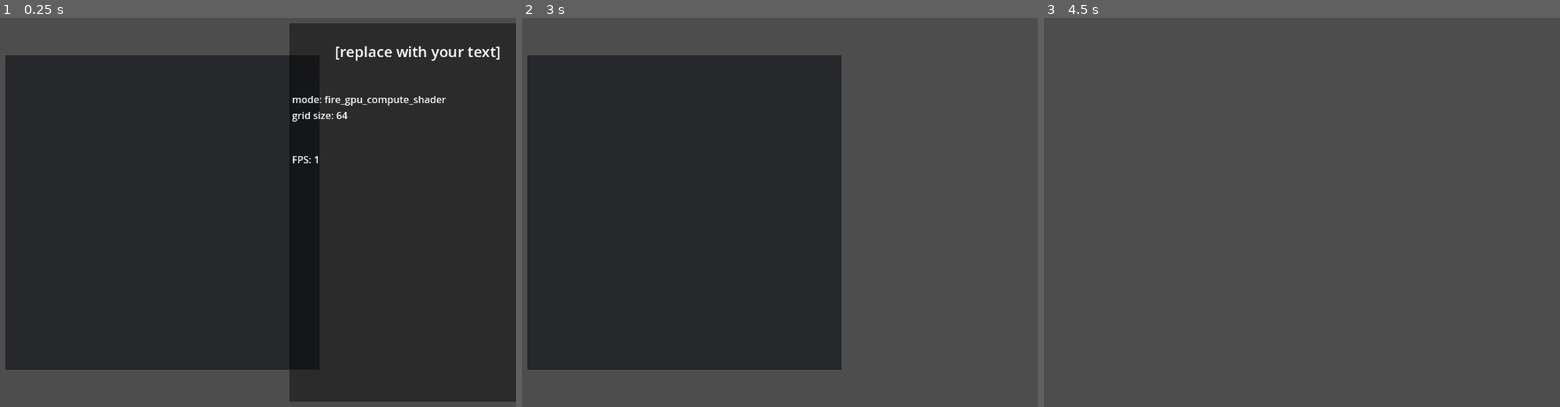
Above: before the commit, frames 1-3 (left to right).
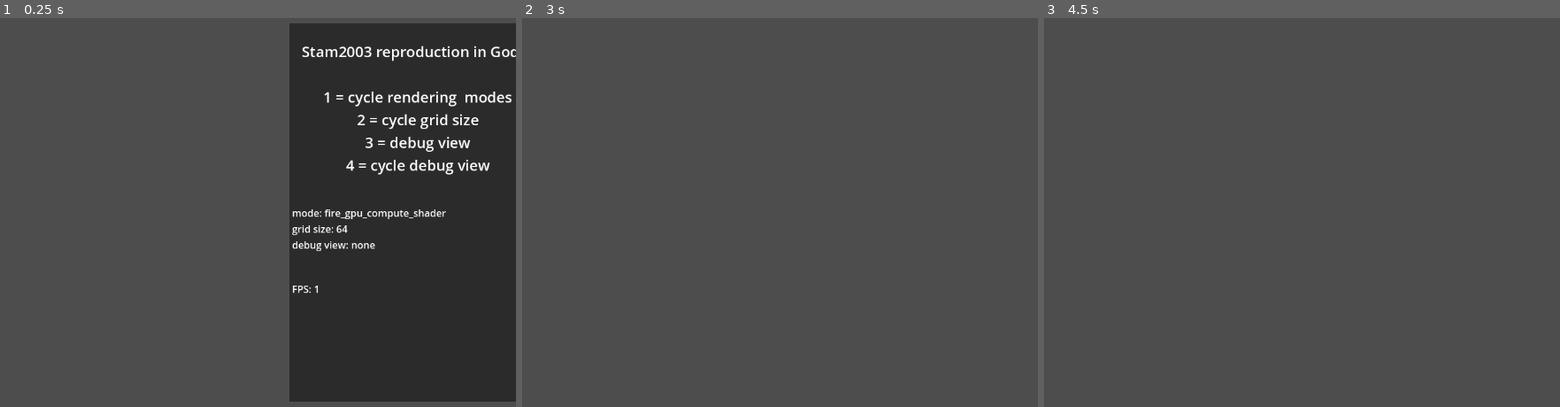
Above: after the commit, the same moments.

Repository: Sohojoe/stam2003-godot
Game: Godot game, scene res://demo.tscn
The game is run twice, just before and just after one commit, with the same random seed, the same clock (stepped at 60 frames per second) and the same inputs.
Inputs (mouse positions are in pixels of both pictures, inside the frame that each line leads up to):
- Up to frame 1 (0.25 s): no input
- Up to frame 2 (3 s): tap Enter at 0.5, 2 s; move the mouse to (841, 193) at 0.52 s; tap 2 (cycle_grid_size) at 0.6, 2.1 s; click (841, 193) at 0.67 s; tap Space at 1.25, 2.75 s; move the mouse to (542, 231) at 1.27 s; tap 1 (cycle_mode) at 1.35, 2.85 s; click (542, 231) at 1.42 s; move the mouse to (754, 123) at 2.02 s; click (754, 123) at 2.17 s; move the mouse to (651, 290) at 2.77 s; click (651, 290) at 2.92 s
- Up to frame 3 (4.5 s): tap Enter at 3.5 s; move the mouse to (1420, 270) at 3.52 s; tap 2 (cycle_grid_size) at 3.6 s; click (1420, 270) at 3.67 s; tap 4 (cycle_debug_view, bound only after the commit) at 4.15 s; tap Space at 4.25 s; move the mouse to (outside the picture) at 4.27 s; tap 1 (cycle_mode) at 4.35 s; click (outside the picture) at 4.42 s

The runs differ from the first frame. In frame 1, 48% of the frame differs, in the area x 1-100%, y 7-91%; in frame 2, 49%, in the area x 1-62%, y 9-91%; in frame 3, nothing differs.
Error before the commit: Cannot call method 'storage_buffer_create' on a null value. (res://components/stam_compute_shader/scripts/fuild_compute_shader_cpu.gd:131)
Error after the commit: Cannot call method 'storage_buffer_create' on a null value. (res://components/stam_compute_shader/scripts/fuild_compute_shader_cpu.gd:135)

Commit message:
support multi grid size gpu view

Diff:
--- a/components/stam_compute_shader/fire_gpu.tscn
+++ b/components/stam_compute_shader/fire_gpu.tscn
@@ -1,15 +1,15 @@
 [gd_scene load_steps=3 format=3 uid="uid://c3m5l2lt31esr"]
 
 [ext_resource type="Script" path="res://components/stam_compute_shader/scripts/fuild_compute_shader_gpu.gd" id="1_31lor"]
-[ext_resource type="Texture2D" uid="uid://cvvqd44h3uofo" path="res://components/stam_compute_shader/assets/blank.jpg" id="3_fv3lb"]
+[ext_resource type="Script" path="res://components/stam_compute_shader/scripts/view_gpu_compute_shader.gd" id="2_gthvv"]
 
 [node name="Fire GPU Compute Shader" type="Node2D"]
 script = ExtResource("1_31lor")
 
 [node name="view gpu compute shader" type="Sprite2D" parent="."]
-scale = Vector2(2, 2)
-texture = ExtResource("3_fv3lb")
+offset = Vector2(1.45519e-11, 1.45519e-11)
 flip_v = true
+script = ExtResource("2_gthvv")
 
 [node name="EditorLabel2" type="RichTextLabel" parent="."]
 layout_direction = 1
@@ -25,3 +25,5 @@
 grow_horizontal = 2
 grow_vertical = 2
 text = "Fire GPU"
+fit_content = true
+metadata/_edit_use_anchors_ = true
--- a/components/stam_compute_shader/scripts/fuild_compute_shader_cpu.gd
+++ b/components/stam_compute_shader/scripts/fuild_compute_shader_cpu.gd
@@ -6,6 +6,7 @@
 @export var gi_skip_sprite_rendering: bool = false
 # ---- config
 @export var grid_size_n:int = 64
+@export var view_texture_size:int = 1024 # TODO: properly implement view_texture_size
 # ---- params
 @export_range(0.0, 1.0) var campfire_width: float = .2
 @export_range(1, 20, .1) var campfire_height: int = 2
@@ -125,7 +126,10 @@
 	rd = RenderingServer.create_local_rendering_device()
 	var h2 = 0.5 * h
 
-	var consts_buffer_bytes := PackedInt32Array([numX, numY]).to_byte_array()
+	var consts_buffer_bytes := PackedInt32Array([
+			numX, numY,
+			view_texture_size, view_texture_size
+			]).to_byte_array()
 	consts_buffer_bytes.append_array(PackedFloat32Array([h, h2]).to_byte_array())
 	consts_buffer_bytes.resize(ceil(consts_buffer_bytes.size() / 16.0) * 16)
 	consts_buffer = rd.storage_buffer_create(consts_buffer_bytes.size(), consts_buffer_bytes)
--- a/components/stam_compute_shader/scripts/fuild_compute_shader_gpu.gd
+++ b/components/stam_compute_shader/scripts/fuild_compute_shader_gpu.gd
@@ -31,7 +31,6 @@
 
 var c_scale = 1.0
 var camera: Camera2D = null
-var grid_size_n_prev: int = -1
 
 var shader_file_names = {
 	"apply_force": "res://components/stam_compute_shader/shaders/apply_force.glsl",
@@ -58,7 +57,6 @@
 		print("Camera2D not found")
 
 	RenderingServer.call_on_render_thread(initialize_compute_code.bind(grid_size_n, h))
-	grid_size_n_prev = grid_size_n
 	# disbale 	editor_label
 	editor_label.visible = false
 
@@ -69,10 +67,7 @@
 	if not paused:
 		delta = clamp(delta, min_dt, max_dt)
 		handle_ignition_cpu()
-		if grid_size_n != grid_size_n_prev:
-			RenderingServer.call_on_render_thread(initialize_compute_code.bind(grid_size_n, h))
-			grid_size_n_prev = grid_size_n
-		RenderingServer.call_on_render_thread(simulate_stam.bind(delta))
+		RenderingServer.call_on_render_thread(render_thread_update.bind(delta, grid_size_n, h))
 		handle_displaying_output()
 
 func find_camera(node: Node) -> Camera2D:
@@ -131,13 +126,14 @@
 var div_buffer
 var i_buffer
 
-var view_texture
 
 var ignition_changed:bool = false
-
+var grid_size_n_prev: int = -1
 
 func initialize_compute_code(grid_size: int, h_val: float) -> void:
 	free_previous_resources()
+
+	grid_size_n_prev = grid_size
 
 	var canvas_width = grid_size
 	var canvas_height = grid_size
@@ -159,7 +155,9 @@
 	rd = RenderingServer.get_rendering_device()
 	var h2 = 0.5 * h
 
-	var consts_buffer_bytes := PackedInt32Array([numX, numY]).to_byte_array()
+	var view_texture_size = view_gpu_compute_shader.view_texture_size
+
+	var consts_buffer_bytes := PackedInt32Array([numX, numY, view_texture_size, view_texture_size]).to_byte_array()
 	consts_buffer_bytes.append_array(PackedFloat32Array([h, h2]).to_byte_array())
 	consts_buffer_bytes.resize(ceil(consts_buffer_bytes.size() / 16.0) * 16)
 	consts_buffer = rd.storage_buffer_create(consts_buffer_bytes.size(), consts_buffer_bytes)
@@ -179,25 +177,6 @@
 	s_buffer = rd.storage_buffer_create			(grid_of_bytes_1.size(), grid_of_bytes_1)
 
 
-	var fmt3 = RDTextureFormat.new()
-	fmt3.width = numX
-	fmt3.height = numY
-	fmt3.format = RenderingDevice.DATA_FORMAT_R32G32B32A32_SFLOAT
-	fmt3.usage_bits = RenderingDevice.TEXTURE_USAGE_STORAGE_BIT | \
-			RenderingDevice.TEXTURE_USAGE_CAN_COPY_TO_BIT | \
-			RenderingDevice.TEXTURE_USAGE_CAN_COPY_FROM_BIT | \
-			RenderingDevice.TEXTURE_USAGE_SAMPLING_BIT
-	var view3 = RDTextureView.new()
-	var pixel_data = PackedByteArray()
-	pixel_data.resize(numX * numY*4*4)
-	pixel_data.fill(1)
-	view_texture = rd.texture_create(fmt3, view3, [pixel_data])
-	var texture_rd = Texture2DRD.new()
-	texture_rd.texture_rd_rid = view_texture
-	view_gpu_compute_shader.texture = null
-	view_gpu_compute_shader.texture = texture_rd
-	var view_scale = Vector2.ONE * (128.0 / numY)
-	view_gpu_compute_shader.scale = view_scale
 
 	for key in shader_file_names.keys():
 		var file_name = shader_file_names[key]
@@ -234,9 +213,6 @@
 		rd.free_rid(i_buffer)
 	if s_buffer:
 		rd.free_rid(s_buffer)
-	if view_texture:
-		view_gpu_compute_shader.texture = null
-		rd.free_rid(view_texture)
 
 
 	for key in shaders.keys():
@@ -249,6 +225,11 @@
 	pipelines.clear()
 	uniform_sets.clear()
 
+func render_thread_update(delta: float, cur_grid_size_n: int, h_val: float) -> void:
+	if cur_grid_size_n != grid_size_n_prev:
+		initialize_compute_code(cur_grid_size_n, h_val)
+	else:
+		simulate_stam(delta)
 
 func simulate_stam(dt: float) -> void:
 	#--- GPU work
@@ -273,12 +254,11 @@
 			_:
 				view_t()
 
-
 #--- helper functions
 func get_uniform(buffer, binding: int):
 	var rd_uniform = RDUniform.new()
 	# handle differnt types of buffers
-	if buffer == view_texture:
+	if buffer == view_gpu_compute_shader.view_texture:
 		rd_uniform.uniform_type = RenderingDevice.UNIFORM_TYPE_IMAGE
 	else:
 		rd_uniform.uniform_type = RenderingDevice.UNIFORM_TYPE_STORAGE_BUFFER
@@ -332,6 +312,15 @@
 	if pc_bytes:
 		rd.compute_list_set_push_constant(compute_list, pc_bytes, pc_bytes.size())
 	rd.compute_list_dispatch(compute_list, int(ceil(numX / 16.0)), int(ceil(numY / 16.0)), 1)
+
+func dispatch_view(compute_list, shader_name, uniform_set, pc_bytes=null):
+	rd.compute_list_bind_compute_pipeline(compute_list, pipelines[shader_name])
+	rd.compute_list_bind_uniform_set(compute_list, uniform_set, 0)
+	if pc_bytes:
+		rd.compute_list_set_push_constant(compute_list, pc_bytes, pc_bytes.size())
+	var xsteps = int(ceil(view_gpu_compute_shader.view_texture_size / 16.0))
+	var ysteps = int(ceil(view_gpu_compute_shader.view_texture_size / 16.0))
+	rd.compute_list_dispatch(compute_list, xsteps, ysteps, 1)
 
 #---- core functions
 func integrate_s(dt: float, wind_force: Vector2):
@@ -550,10 +539,10 @@
 		shader_name,
 		consts_buffer, 0,
 		t_buffer, 8,
-		view_texture, 20])
-
-	var compute_list = rd.compute_list_begin()
-	dispatch(compute_list, shader_name, uniform_set)
+		view_gpu_compute_shader.view_texture, 20])
+
+	var compute_list = rd.compute_list_begin()
+	dispatch_view(compute_list, shader_name, uniform_set)
 	rd.compute_list_end()
 
 func view_div():
@@ -562,13 +551,13 @@
 		shader_name,
 		consts_buffer, 0,
 		div_buffer, 5,
-		view_texture, 20])
+		view_gpu_compute_shader.view_texture, 20])
 
 	var pc_bytes := PackedFloat32Array([debug_div_color_scale]).to_byte_array()
 	pc_bytes.resize(ceil(pc_bytes.size() / 16.0) * 16)
 
 	var compute_list = rd.compute_list_begin()
-	dispatch(compute_list, shader_name, uniform_set, pc_bytes)
+	dispatch_view(compute_list, shader_name, uniform_set, pc_bytes)
 	rd.compute_list_end()
 
 func view_p():
@@ -577,13 +566,13 @@
 		shader_name,
 		consts_buffer, 0,
 		p_buffer, 4,
-		view_texture, 20])
+		view_gpu_compute_shader.view_texture, 20])
 
 	var pc_bytes := PackedFloat32Array([debug_p_color_scale]).to_byte_array()
 	pc_bytes.resize(ceil(pc_bytes.size() / 16.0) * 16)
 
 	var compute_list = rd.compute_list_begin()
-	dispatch(compute_list, shader_name, uniform_set, pc_bytes)
+	dispatch_view(compute_list, shader_name, uniform_set, pc_bytes)
 	rd.compute_list_end()
 
 func view_uv():
@@ -593,13 +582,13 @@
 		consts_buffer, 0,
 		u_buffer, 1,
 		v_buffer, 2,
-		view_texture, 20])
+		view_gpu_compute_shader.view_texture, 20])
 
 	var pc_bytes := PackedFloat32Array([debug_uv_color_scale]).to_byte_array()
 	pc_bytes.resize(ceil(pc_bytes.size() / 16.0) * 16)
 
 	var compute_list = rd.compute_list_begin()
-	dispatch(compute_list, shader_name, uniform_set, pc_bytes)
+	dispatch_view(compute_list, shader_name, uniform_set, pc_bytes)
 	rd.compute_list_end()
 
 # -----------------------------------------------------------------------------------
--- /dev/null
+++ b/components/stam_compute_shader/scripts/view_gpu_compute_shader.gd
@@ -0,0 +1,45 @@
+@tool
+extends Sprite2D
+
+@export var view_texture_size: int = 1024:
+	get:
+		return view_texture_size
+	set(value):
+		view_texture_size = value
+		_update_texture()
+
+
+
+var view_texture
+
+func _ready() -> void:
+	_update_texture()
+
+func _set_view_texture_size(value):
+	view_texture_size = value
+	_update_texture()
+
+func _update_texture() -> void:
+	var rd = RenderingServer.get_rendering_device()
+	var fmt3 = RDTextureFormat.new()
+	fmt3.width = view_texture_size
+	fmt3.height = view_texture_size
+	fmt3.format = RenderingDevice.DATA_FORMAT_R32G32B32A32_SFLOAT
+	fmt3.usage_bits = RenderingDevice.TEXTURE_USAGE_STORAGE_BIT | \
+			RenderingDevice.TEXTURE_USAGE_CAN_COPY_TO_BIT | \
+			RenderingDevice.TEXTURE_USAGE_CAN_COPY_FROM_BIT | \
+			RenderingDevice.TEXTURE_USAGE_SAMPLING_BIT | \
+			RenderingDevice.SAMPLER_FILTER_NEAREST
+	var view3 = RDTextureView.new()
+	var default_color = Color(1.0, 1.0, 0.0, .2)
+	var data = PackedFloat32Array()
+	data.resize(view_texture_size * view_texture_size * 4) # 4
+	for i in range(0, view_texture_size * view_texture_size * 4, 4):
+		data[i] = default_color.r
+		data[i + 1] = default_color.g
+		data[i + 2] = default_color.b
+		data[i + 3] = default_color.a
+	view_texture = rd.texture_create(fmt3, view3, [data.to_byte_array()])
+	var texture_rd = Texture2DRD.new()
+	texture_rd.texture_rd_rid = view_texture
+	texture = texture_rd
--- a/demo.tscn
+++ b/demo.tscn
@@ -10,11 +10,16 @@
 
 [node name="Fire CPU Compute Shader" parent="." instance=ExtResource("1_7ttr5")]
 visible = false
-scale = Vector2(4, 4)
 grid_size_n = 128
+view_texture_size = 4096
 
 [node name="Fire GPU Compute Shader" parent="." instance=ExtResource("3_mqjyj")]
-scale = Vector2(4, 4)
-grid_size_n = 128
+scale = Vector2(0.6, 0.6)
 
 [node name="simple_ui" parent="." instance=ExtResource("3_hwi7c")]
+title_text = "Stam2003 reproduction in Godot
+
+1 = cycle rendering  modes
+2 = cycle grid size
+3 = debug view
+4 = cycle debug view"
--- a/demo_manager.gd
+++ b/demo_manager.gd
@@ -18,6 +18,7 @@
 
 @export var mode:int = 0
 @export var grid_size_idx:int = 0
+@export var debug_view:int = 1
 
 func _ready() -> void:
 	simple_ui = get_tree().current_scene.get_node("simple_ui")
@@ -36,16 +37,33 @@
 		cycle_mode()
 	if Input.is_action_just_pressed("cycle_grid_size"):
 		cycle_grid_size()
-
+	if Input.is_action_just_pressed("cycle_debug_view"):
+		cycle_debug_view()
+	if Input.is_action_pressed("debug_view"):
+		fire_gpu_compute_shader.di_debug_view = debug_view
+		#fire_cpu_compute_shader.di_debug_view = debug_view
+	else:
+		fire_gpu_compute_shader.di_debug_view = 0
+		#fire_cpu_compute_shader.di_debug_view = 0
 
 func update_debug():
 	if mode == 0:
 		var s = " mode: fire_gpu_compute_shader"
 		s = s+"\n grid size: " + str(fire_gpu_compute_shader.grid_size_n)
+		if fire_gpu_compute_shader.di_debug_view == 1:
+			s = s+"\n debug view: div (divergance)"
+		elif fire_gpu_compute_shader.di_debug_view == 2:
+			s = s+"\n debug view: p (presure)"
+		elif fire_gpu_compute_shader.di_debug_view == 3:
+			s = s+"\n debug view: uv (x,y velocity)"
+		else:
+			s = s+"\n debug view: none"
+
 		simple_ui.set_debug_output_text(s)
 	elif mode == 1:
 		var s = " mode: fire_cpu_compute_shader"
 		s = s+"\n grid size: " + str(fire_cpu_compute_shader.grid_size_n)
+
 		simple_ui.set_debug_output_text(s)
 
 
@@ -72,3 +90,8 @@
 func set_grid_size():
 	fire_gpu_compute_shader.grid_size_n = grid_sizes[grid_size_idx]
 	fire_cpu_compute_shader.grid_size_n = grid_sizes[grid_size_idx]
+
+func cycle_debug_view():
+	debug_view += 1
+	if debug_view > 3:
+		debug_view = 1
--- a/project.godot
+++ b/project.godot
@@ -35,3 +35,13 @@
 "events": [Object(InputEventKey,"resource_local_to_scene":false,"resource_name":"","device":-1,"window_id":0,"alt_press …(191 unchanged characters)…
 ]
 }
+debug_view={
+"deadzone": 0.5,
+"events": [Object(InputEventKey,"resource_local_to_scene":false,"resource_name":"","device":-1,"window_id":0,"alt_pressed":false,"shift_pressed":false,"ctrl_pressed":false,"meta_pressed":false,"pressed":false,"keycode":0,"physical_keycode":51,"key_label":0,"unicode":51,"location":0,"echo":false,"script":null)
+]
+}
+cycle_debug_view={
+"deadzone": 0.5,
+"events": [Object(InputEventKey,"resource_local_to_scene":false,"resource_name":"","device":-1,"window_id":0,"alt_pressed":false,"shift_pressed":false,"ctrl_pressed":false,"meta_pressed":false,"pressed":false,"keycode":0,"physical_keycode":52,"key_label":0,"unicode":52,"location":0,"echo":false,"script":null)
+]
+}
Not shown, changed: components/stam_compute_shader/shaders/advect.glsl
Not shown, changed: components/stam_compute_shader/shaders/apply_force.glsl
Not shown, changed: components/stam_compute_shader/shaders/apply_ignition.glsl
Not shown, changed: components/stam_compute_shader/shaders/calculate_divergence_centered_grid.glsl
Not shown, changed: components/stam_compute_shader/shaders/cool_and_lift.glsl
Not shown, changed: components/stam_compute_shader/shaders/diffuse.glsl
Not shown, changed: components/stam_compute_shader/shaders/project_1_compute_divergence.glsl
Not shown, changed: components/stam_compute_shader/shaders/project_2_solve_pressure.glsl
Not shown, changed: components/stam_compute_shader/shaders/project_3_apply_pressure.glsl
Not shown, changed: components/stam_compute_shader/shaders/set_bnd_div.glsl
Not shown, changed: components/stam_compute_shader/shaders/set_bnd_p.glsl
Not shown, changed: components/stam_compute_shader/shaders/set_bnd_uv_open.glsl
(and 4 more such lines)
